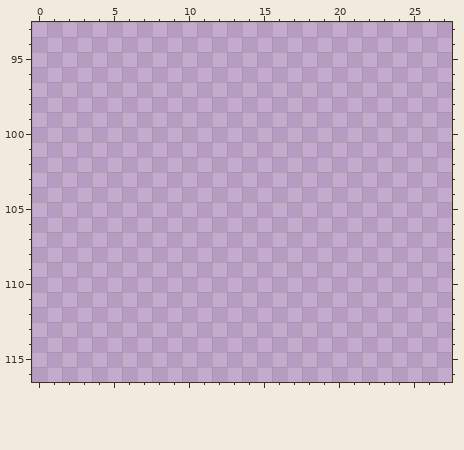
File history of a pixel-art file, aesprite/sprite-sheet.aseprite. That is the earlier state.
1024x1024 pixels, 1 frame. Colours within 5 levels of each other are drawn and written as one. Shown: x 0..27, y 93..116.
Once edited:
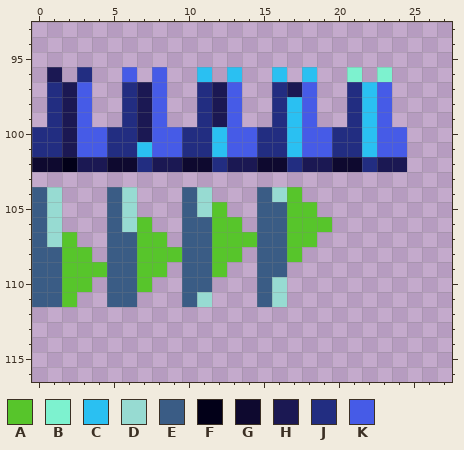
Palette (. is transparent): A #57c52b  B #7df2cf  C #2ac0f2  D #97dbd2  E #3a5c85  F #020018  G #0e092f  H #1b1853  J #222d81  K #465be7
Changes in this commit:
y 96: x 1 . -> H; x 3 . -> J; x 6 . -> K; x 8 . -> K; x 11 . -> C; x 13 . -> C; x 16 . -> C; x 18 . -> C; x 21 . -> B; x 23 . -> B
y 97: x 1..3 ... -> JHK; x 6..8 ... -> JHK; x 11..13 ... -> JHK; x 16..18 ... -> JHK; x 21..23 ... -> JCK
y 98..99: x 1..3 ... -> JHK; x 6..8 ... -> JHK; x 11..13 ... -> JHK; x 16..18 ... -> JCK; x 21..23 ... -> JCK
y 100: x 0..24 ......................... -> JJHKKJJHKKJJCKKJJCKKJJCKK
y 101: x 0..24 ......................... -> JJHKKJJCKKJJCKKJJCKKJJCKK
y 102: x 0..24 ......................... -> GGFHHGGJHHGGJHHGGJHHGGJHH
y 104: x 0..1 .. -> ED; x 5..6 .. -> ED; x 10..11 .. -> ED; x 15..17 ... -> EDA
y 105: x 0..1 .. -> ED; x 5..6 .. -> ED; x 10..12 ... -> EDA; x 15..18 .... -> EEAA
y 106: x 0..1 .. -> ED; x 5..7 ... -> EDA; x 10..13 .... -> EEAA; x 15..19 ..... -> EEAAA
y 107: x 0..2 ... -> EDA; x 5..8 .... -> EEAA; x 10..18 ......... -> EEAAAEEAA
y 108: x 0..3 .... -> EEAA; x 5..13 ......... -> EEAAAEEAA; x 15..17 ... -> EEA
y 109: x 0..8 ......... -> EEAAAEEAA; x 10..12 ... -> EEA; x 15..16 .. -> EE
y 110: x 0..3 .... -> EEAA; x 5..7 ... -> EEA; x 10..11 .. -> EE; x 15..16 .. -> ED
y 111: x 0..2 ... -> EEA; x 5..6 .. -> EE; x 10..11 .. -> ED; x 15..16 .. -> ED
Where, in picture pixels (left, top, right, bottom), the same in both pictures:
added: (32, 67, 407, 307)
